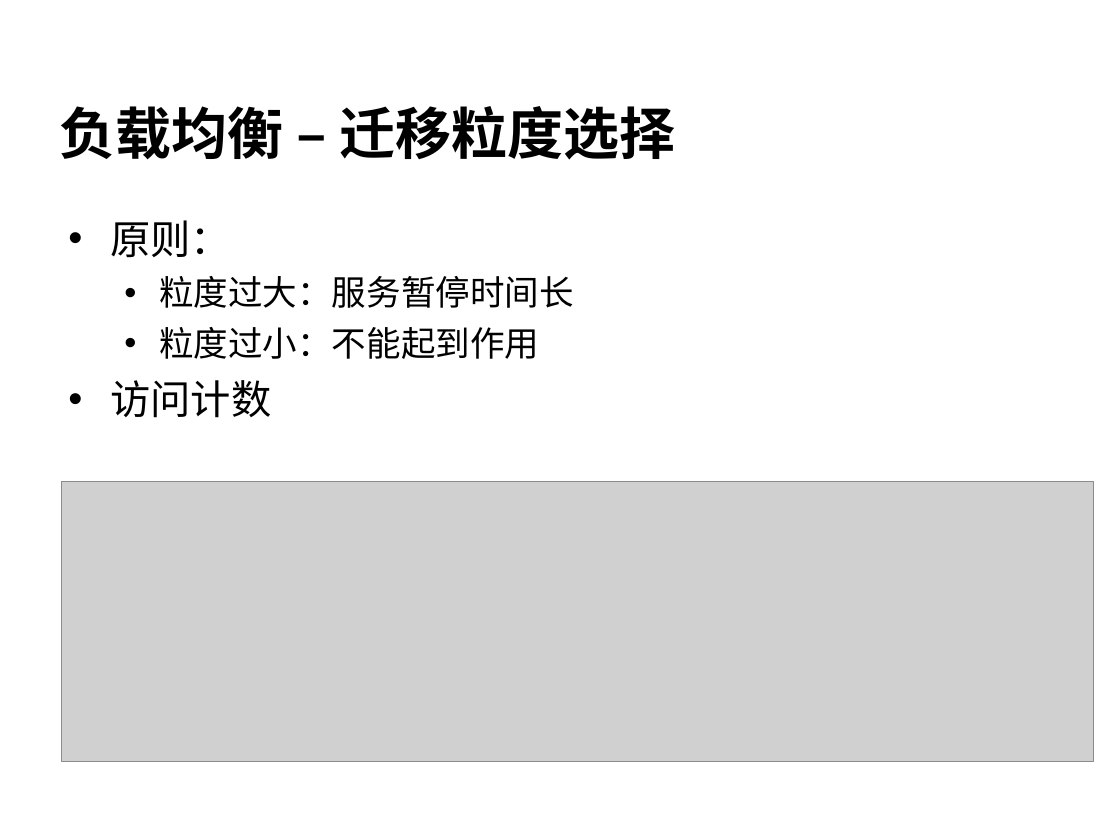
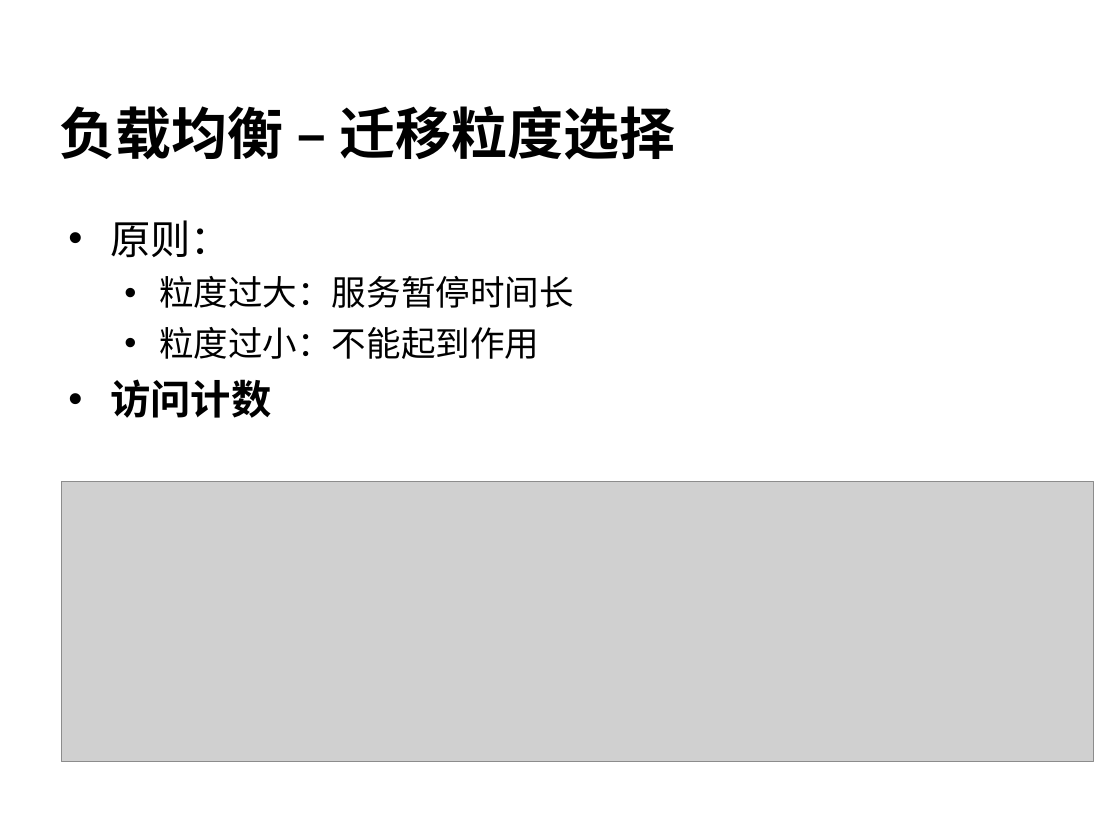
Before and after one commit to cheliequan/idning-paper, a slide deck: slide 17 of draft/答辩.ppt (slide 20 before the commit). Drawn at 1120x840 pixels with LibreOffice and Linux fonts; fonts in the diff are those of the drawing; grey boxes stand for pictures; background and template pictures are left out. Boxes give left, top, right and bottom in pixels: in the first picture for what was removed or moved away, otherwise in the second. Text is boxed around its words. In the diff, an @@ line names an element or a change of style, - is before the commit and + after.

```diff
--- a/draft/答辩.ppt
+++ b/draft/答辩.ppt
@@ text at box(110, 379, 271, 418): bold on in "访问计数" @@
```
Also in this commit, not shown: 8 other slides changed, 1 slide added, 5 slides removed, 2 other files.
